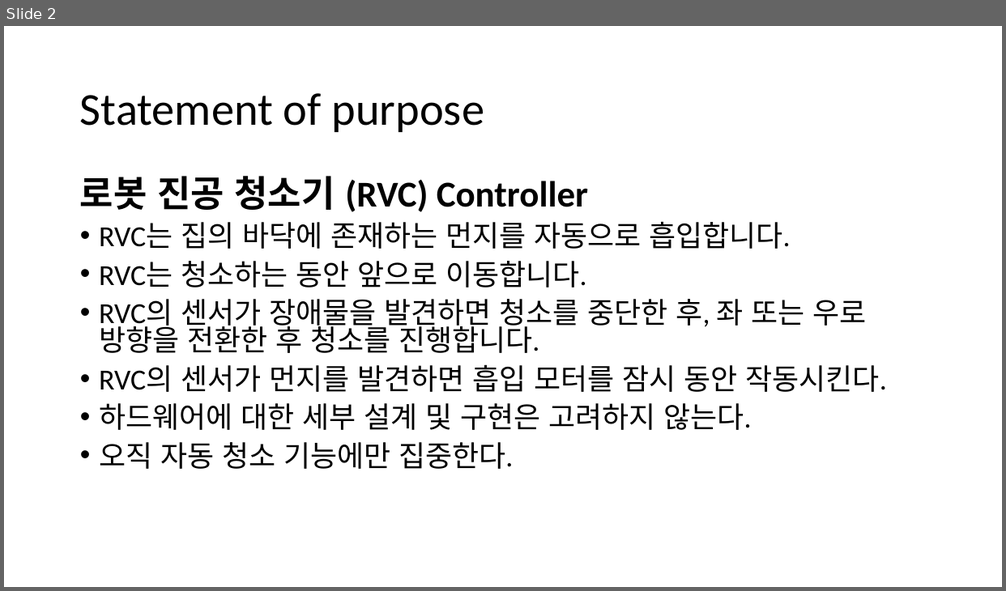
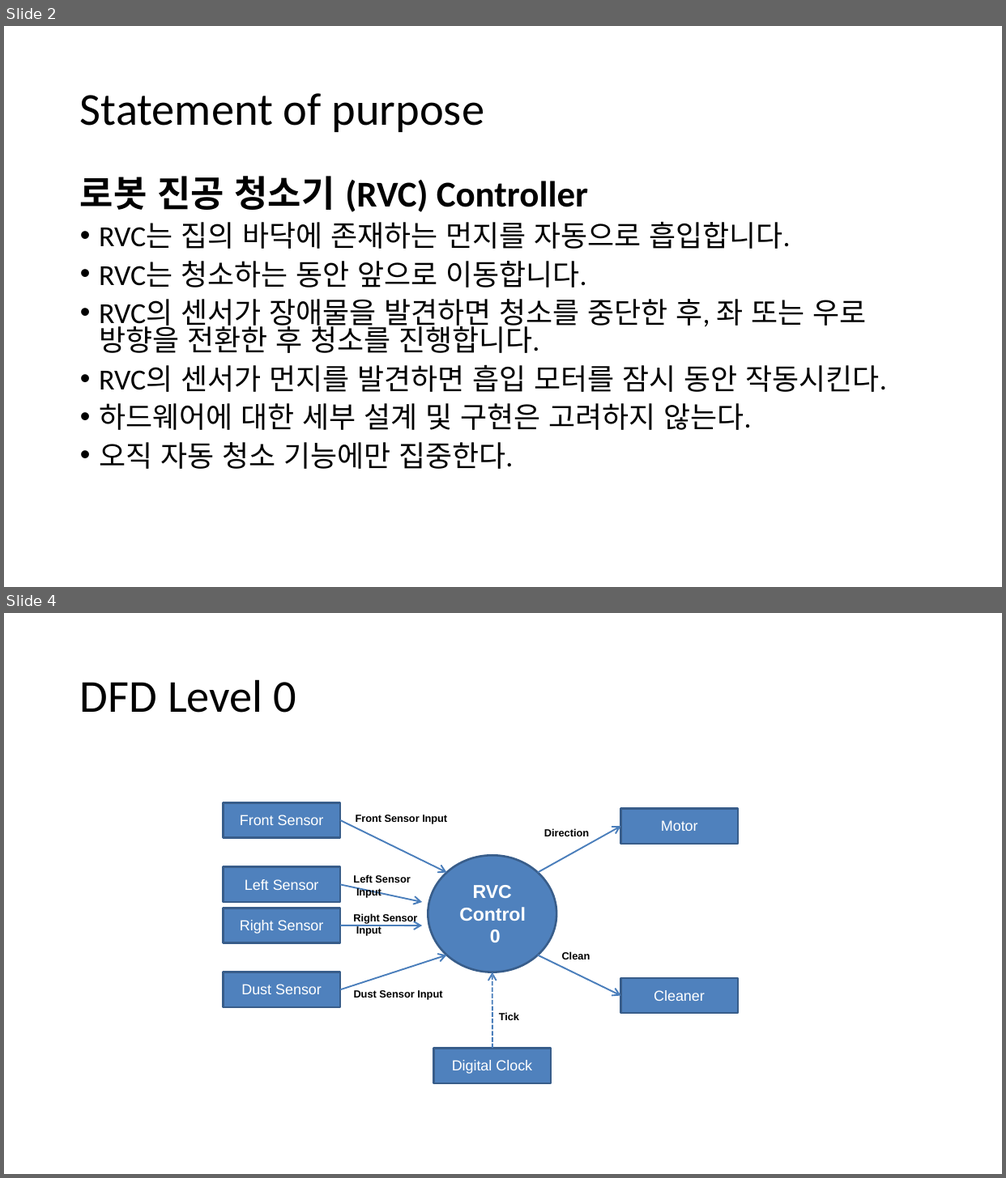
Before and after one commit to azzyjk/2020-2, a slide deck: SoftwareEngineering/SoftwareEngineering_SA.pptx. Shown one above the other, each under a label of ours: slide 2 before the commit, slides 2 and 4 after it; the slides between them are not shown. The pictures are 1006x591 and 1006x1178 pixels, drawn with LibreOffice and Linux fonts; fonts in the diff are those of the drawing. Boxes give left, top, right and bottom in pixels: in the first picture for what was removed or moved away, otherwise in the second. Text is boxed around its words. In the diff, an @@ line names an element or a change of style, - is before the commit and + after.

```diff
--- a/SoftwareEngineering/SoftwareEngineering_SA.pptx
+++ b/SoftwareEngineering/SoftwareEngineering_SA.pptx
@@ slide 4 added at (4,613,1002,1174), background #FFFFFF @@
@@ title added at (80,679,296,713), 44 pt, text #000000 @@
+DFD Level 0
@@ rectangle added at (224,803,340,838), fill #4F81BD, outline #385D8A 2 pt, 14 pt, text #FFFFFF @@
+Front Sensor
@@ freeform shape added at (340,820,621,996), fill #4A7EBB @@
@@ text added at (356,815,447,824), 10 pt, text #000000, bold @@
+Front Sensor Input
@@ text added at (544,828,589,837), 10 pt, text #000000, bold @@
+Direction
@@ rectangle added at (621,808,738,844), fill #4F81BD, outline #385D8A 2 pt, 14 pt, text #FFFFFF @@
+Motor
@@ freeform shape added at (428,855,556,973), fill #4F81BD @@
@@ freeform shape added at (428,855,556,973), outline #385D8A 2 pt @@
@@ rectangle added at (224,867,340,903), fill #4F81BD, outline #385D8A 2 pt, 14 pt, text #FFFFFF @@
+Left Sensor
@@ text added at (353,875,410,897), 10 pt, text #000000, bold @@
+Left Sensor Input
@@ freeform shape added at (340,884,447,991), fill #4A7EBB @@
@@ text added at (459,885,526,943), 18 pt, text #FFFFFF, bold @@
+RVC
+Control 0
@@ rectangle added at (224,908,340,943), fill #4F81BD, outline #385D8A 2 pt, 14 pt, text #FFFFFF @@
+Right Sensor
@@ text added at (353,914,417,936), 10 pt, text #000000, bold @@
+Right Sensor Input
@@ text added at (562,952,590,960), 10 pt, text #000000, bold @@
+Clean
@@ rectangle added at (224,973,340,1007), fill #4F81BD, outline #385D8A 2 pt, 14 pt, text #FFFFFF @@
+Dust Sensor
@@ freeform shape added at (488,973,496,1049), fill #4A7EBB @@
@@ text added at (354,990,442,999), 10 pt, text #000000, bold @@
+Dust Sensor Input
@@ rectangle added at (621,978,738,1013), fill #4F81BD, outline #385D8A 2 pt, 14 pt, text #FFFFFF @@
+Cleaner
@@ text added at (499,1012,519,1020), 10 pt, text #000000, bold @@
+Tick
@@ rectangle added at (434,1049,551,1084), fill #4F81BD, outline #385D8A 2 pt, 14 pt, text #FFFFFF @@
+Digital Clock
```
Also in this commit, not shown: 4 other slides added.
